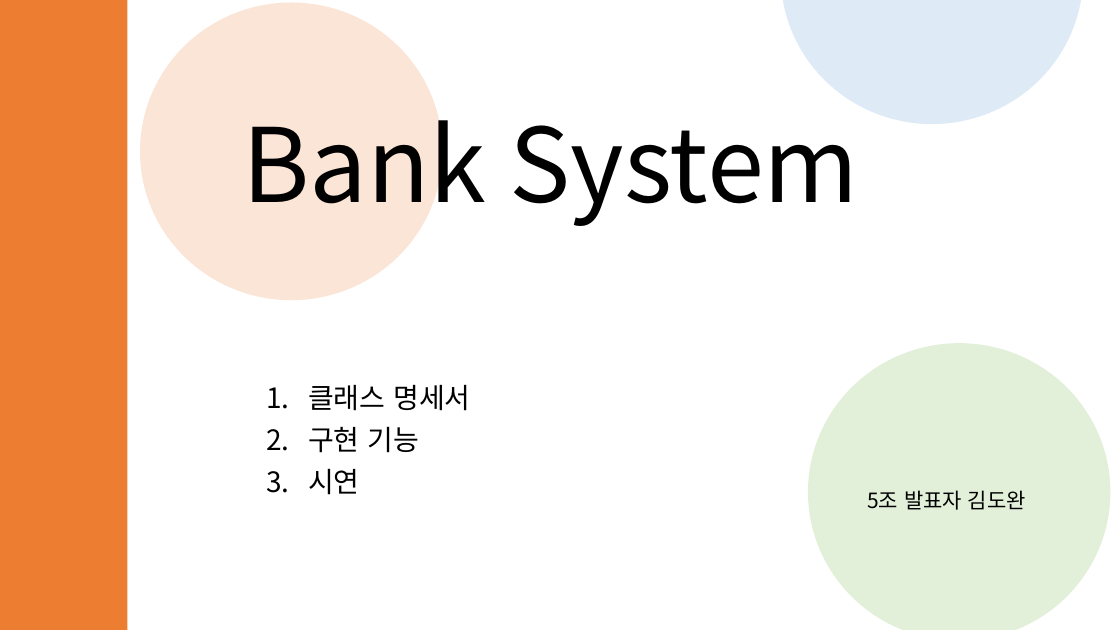
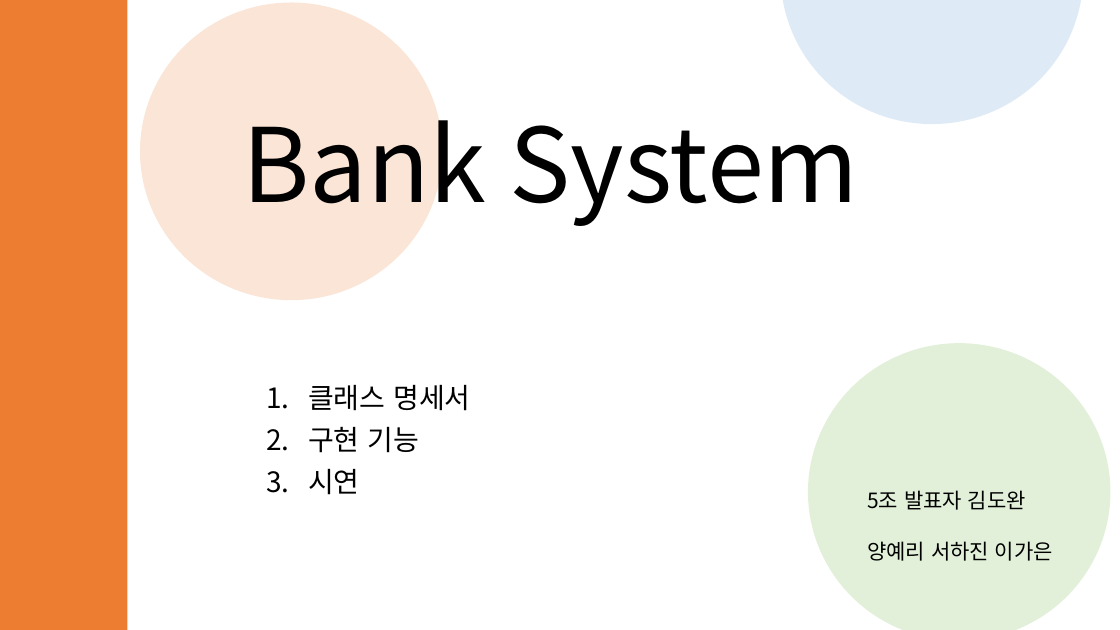
Before and after one commit to hajinstudying/BankSystem, a slide deck: slide 1 of src/com/javalab/5조 뱅크 시스템.pptx. Drawn at 1120x630 pixels with LibreOffice and Linux fonts; fonts in the diff are those of the drawing. Boxes give left, top, right and bottom in pixels: in the first picture for what was removed or moved away, otherwise in the second. Text is boxed around its words. In the diff, an @@ line names an element or a change of style, - is before the commit and + after.

```diff
--- a/src/com/javalab/5조 뱅크 시스템.pptx
+++ b/src/com/javalab/5조 뱅크 시스템.pptx
@@ text at <box>867,541,1053,561</box>: paragraph added @@
+양예리 서하진 이가은
```
